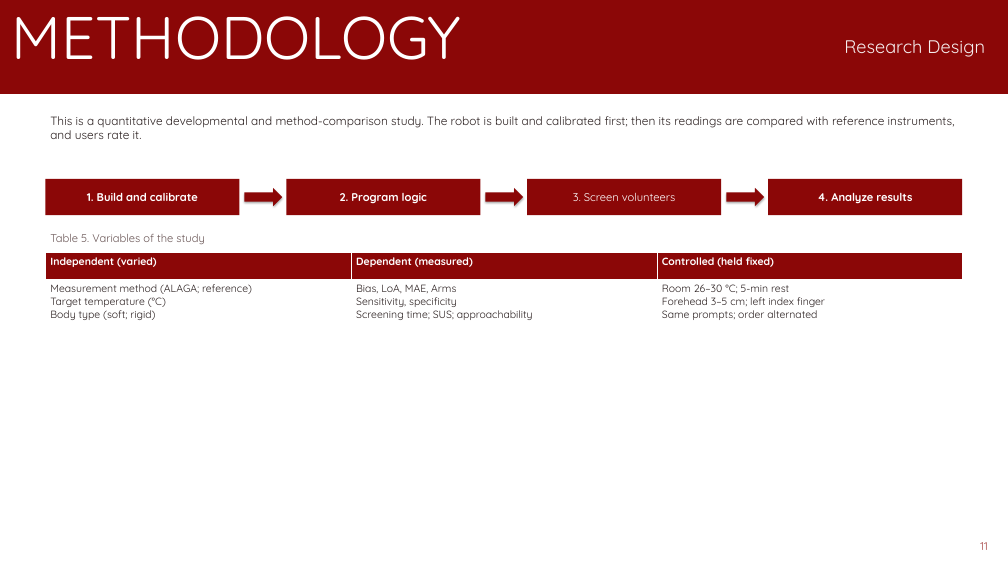
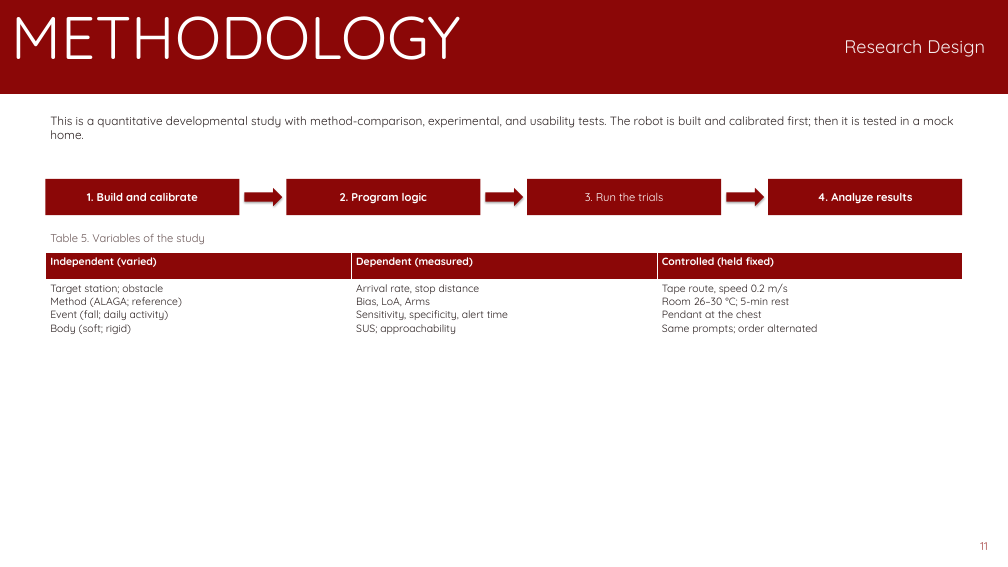
Before and after one commit to pogi6969/MAP---A, a slide deck: slide 11 of research/RIM3_ALAGA/RIM3_ALAGA_PR2_Presentation.pptx. Drawn at 1008x567 pixels with LibreOffice and Linux fonts; fonts in the diff are those of the drawing; background and template pictures are left out. Boxes give left, top, right and bottom in pixels: in the first picture for what was removed or moved away, otherwise in the second. Text is boxed around its words. In the diff, an @@ line names an element or a change of style, - is before the commit and + after.

```diff
--- a/research/RIM3_ALAGA/RIM3_ALAGA_PR2_Presentation.pptx
+++ b/research/RIM3_ALAGA/RIM3_ALAGA_PR2_Presentation.pptx
@@ text at (50,116,953,139): text changed @@
-This is a quantitative developmental and method-comparison study. The robot is built and calibrated first; then its readings are compared with reference instruments, and users rate it.
+This is a quantitative developmental study with method-comparison, experimental, and usability tests. The robot is built and calibrated first; then it is tested in a mock home.
@@ text in rectangle at (585,193,663,201): text changed @@
-3. Screen volunteers
+3. Run the trials
@@ table at (45,252,963,496) @@
-row 2: Measurement method (ALAGA; reference) / Target temperature (°C) / Body type (soft; rigid) | Bias, LoA, MAE, Arms / Sensitivity, specificity / Screening time; SUS; approachability | Room 26–30 °C; 5-min rest / Forehead 3–5 cm; left index finger / Same prompts; order alternated
+row 2: Target station; obstacle / Method (ALAGA; reference) / Event (fall; daily activity) / Body (soft; rigid) | Arrival rate, stop distance / Bias, LoA, Arms / Sensitivity, specificity, alert time / SUS; approachability | Tape route, speed 0.2 m/s / Room 26–30 °C; 5-min rest / Pendant at the chest / Same prompts; order alternated
```
Also in this commit, not shown: 14 other slides changed, 6 other files.
